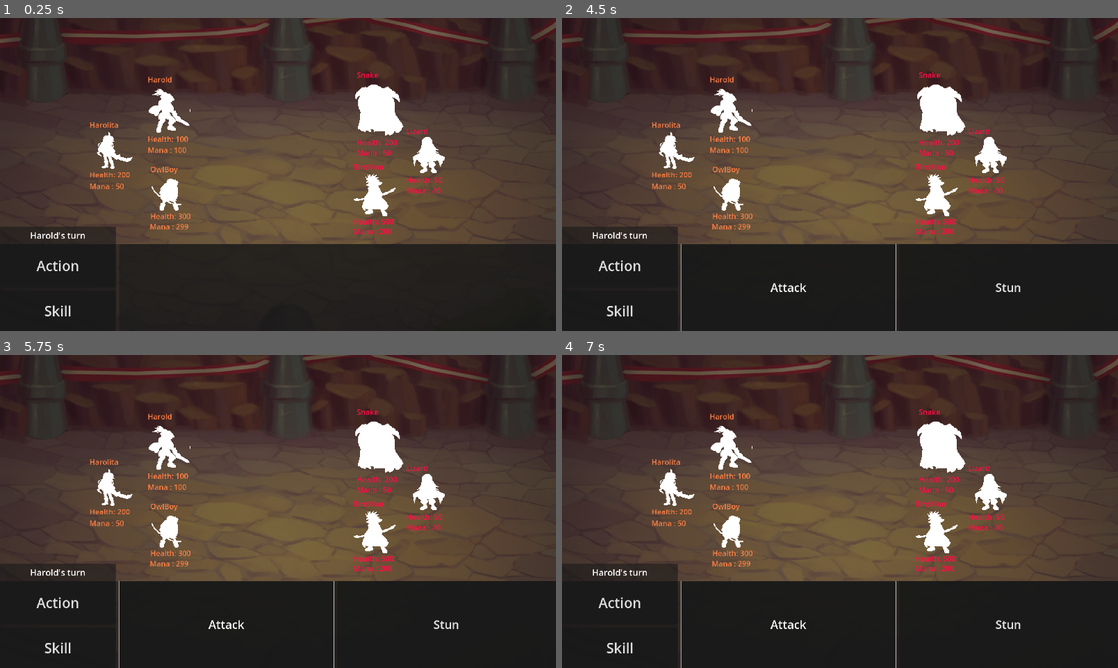
Above: before the commit, frames 1-4 (two rows, left to right).
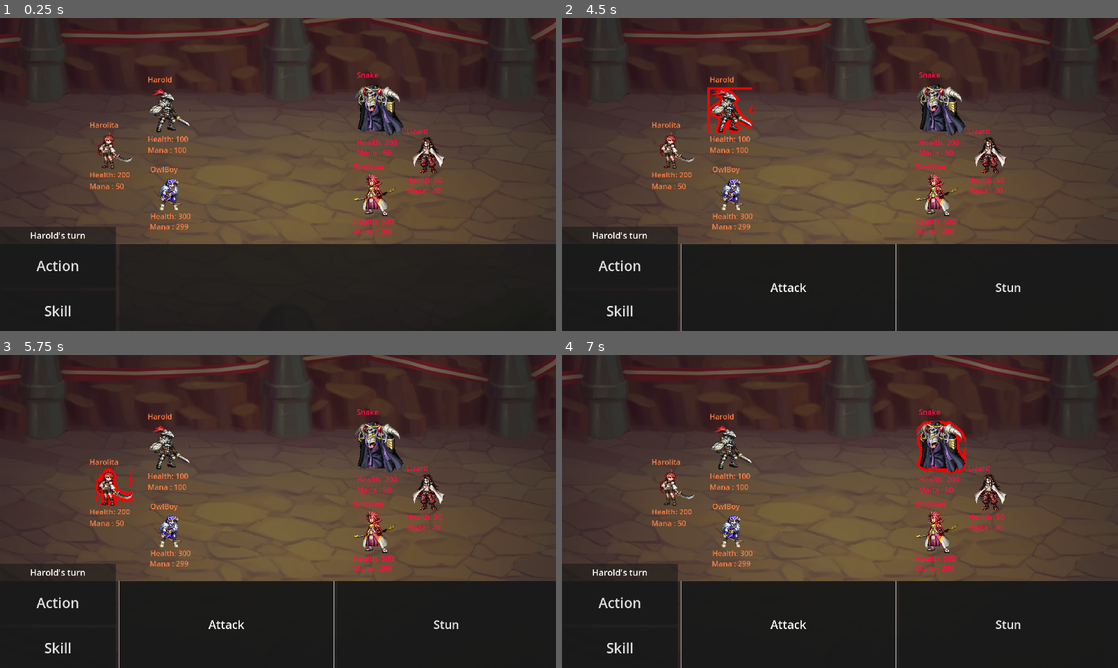
Above: after the commit, the same moments.

Repository: NxKuma/ISCS_RPG
Game: Godot game, scene res://Scene/main.tscn
Same seed, same stepped clock (60 frames per second), same inputs: the game is played once before the commit and once after it. The engine's default icon, where the game draws it, is replaced by a stand-in: a white triangle on a blue panel in a dark square.
Inputs (mouse positions are in pixels of both pictures, inside the frame that each line leads up to):
- Up to frame 1 (0.25 s): no input
- Up to frame 2 (4.5 s): click "Action" at 0.5 s; click "Skill" at 1.25 s; click (789, 287) at 2.02 s; click "Action" at 2.75 s; click "Attack" at 3.5 s; tap Enter (ui_accept) at 4.25 s; move the mouse to (728, 111) at 4.27 s
- Up to frame 3 (5.75 s): tap Enter (ui_accept) at 4.52, 5, 5.27 s; move the mouse to (116, 486) at 5.02 s
- Up to frame 4 (7 s): tap Enter (ui_accept) at 5.75, 6.5, 6.77 s; move the mouse to (728, 527) at 5.77 s; move the mouse to (940, 445) at 6.52 s

The runs differ from the first frame. In frame 1, 2.7% of the frame differs, in the area x 17-80%, y 21-64%; in frame 2, 3.1%; in frame 3, 2.9%; in frame 4, 3.0%.
Error before the commit: Invalid assignment of index '3' (on base: 'Array[bool]') with value of type 'bool'. (res://Character.gd:27)

Commit message:
Implemented Outline
Still Needs Fixing:
Needs to only outline when Gamestate = Target

Diff:
--- a/iscs-rpg/Character.gd
+++ b/iscs-rpg/Character.gd
@@ -11,26 +11,27 @@
 var outline_shader:Shader = preload("res://Material/outline.tres")
 var current_shader:Shader
 
-var material_checks: Array[bool] = [true, false, false]
+var shader_checks: Array[bool] = [false, false, false]
 
-func align_material() -> void:
-	if material_checks[0]:
+func align_shader(shader_number: int) -> void:
+	if shader_number == 0:
 		current_shader = blink_shader
-	elif material_checks[1]:
+	elif shader_number == 1:
 		current_shader = dissolve_shader
-	elif material_checks[2]:
+	elif shader_number == 2:
 		current_shader = outline_shader
+	self.material.set_shader(current_shader)
 
-func reset_material(animation_number: int) -> void:
-	for check in material_checks:
-		check = false
-	material_checks[animation_number] = true
-	align_material()
+func reset_shader(animation_number: int) -> void:
+	for x in range(0,2):
+		shader_checks[x] = false
+	shader_checks[animation_number] = true
+	align_shader(animation_number)
 
 
 func _ready() -> void:
 	player_name.text = stats.entity_name
-	#if material.resource_name == "Blink":
+	reset_shader(0)
 
 func _process(delta: float) -> void:
 	health.text = "Health: " + str(stats.health)
@@ -38,9 +39,14 @@
 
 
 func _on_area_2d_mouse_entered() -> void:
-	reset_material(3)
+	reset_shader(2)
+	self.material.set_shader_parameter("shader_parameter/Width",3)
+	print(self.shader_checks)
+	print(self.player_name.text)
 
 
 
 func _on_area_2d_mouse_exited() -> void:
-	pass # Replace with function body.
+	reset_shader(0)
+	self.material.set_shader_parameter("shader_parameter/Width",0)
+	print("Goodbye")
--- a/iscs-rpg/Scene/player.tscn
+++ b/iscs-rpg/Scene/player.tscn
@@ -1,14 +1,14 @@
 [gd_scene load_steps=10 format=3 uid="uid://86obwfisw11y"]
 
-[ext_resource type="Shader" path="res://Material/blink.gdshader" id="1_contw"]
+[ext_resource type="Shader" uid="uid://4behqx813h4c" path="res://Material/outline.tres" id="1_0nklb"]
 [ext_resource type="Texture2D" uid="uid://eqne8hr4yyg0" path="res://icon.svg" id="1_dfo4x"]
 [ext_resource type="Script" path="res://Character.gd" id="2_bagit"]
 
 [sub_resource type="ShaderMaterial" id="ShaderMaterial_5v06v"]
 resource_local_to_scene = true
-shader = ExtResource("1_contw")
-shader_parameter/blink_color = Color(1, 1, 1, 1)
-shader_parameter/blink_intensity = 1.0
+shader = ExtResource("1_0nklb")
+shader_parameter/ColorParameter = Color(1, 0, 0, 1)
+shader_parameter/Width = 5.0
 
 [sub_resource type="RectangleShape2D" id="RectangleShape2D_yju2u"]
 
@@ -29,21 +29,6 @@
 "values": [SubResource("ShaderMaterial_5v06v"), SubResource("ShaderMaterial_5v06v")]
 }
 
-[sub_resource type="Animation" id="Animation_m8b04"]
-length = 0.001
-tracks/0/type = "value"
-tracks/0/imported = false
-tracks/0/enabled = true
-tracks/0/path = NodePath(".:material")
-tracks/0/interp = 1
-tracks/0/loop_wrap = true
-tracks/0/keys = {
-"times": PackedFloat32Array(0),
-"transitions": PackedFloat32Array(1),
-"update": 1,
-"values": [SubResource("ShaderMaterial_5v06v")]
-}
-
 [sub_resource type="Animation" id="Animation_df26b"]
 resource_name = "Disolve"
 step = 0.1
@@ -58,6 +43,21 @@
 "transitions": PackedFloat32Array(1, 1, 1),
 "update": 1,
 "values": [SubResource("ShaderMaterial_5v06v"), SubResource("ShaderMaterial_5v06v"), SubResource("ShaderMaterial_5v06v")]
+}
+
+[sub_resource type="Animation" id="Animation_m8b04"]
+length = 0.001
+tracks/0/type = "value"
+tracks/0/imported = false
+tracks/0/enabled = true
+tracks/0/path = NodePath(".:material")
+tracks/0/interp = 1
+tracks/0/loop_wrap = true
+tracks/0/keys = {
+"times": PackedFloat32Array(0),
+"transitions": PackedFloat32Array(1),
+"update": 1,
+"values": [SubResource("ShaderMaterial_5v06v")]
 }
 
 [sub_resource type="AnimationLibrary" id="AnimationLibrary_t5cmg"]
@@ -99,7 +99,7 @@
 [node name="Area2D" type="Area2D" parent="."]
 
 [node name="CollisionShape2D" type="CollisionShape2D" parent="Area2D"]
-scale = Vector2(6.39305, 6.39305)
+scale = Vector2(4.3873, 4.3873)
 shape = SubResource("RectangleShape2D_yju2u")
 
 [node name="AnimationPlayer" type="AnimationPlayer" parent="."]
Not shown: 2 places in iscs-rpg/Scene/main.tscn that only renumber resources
